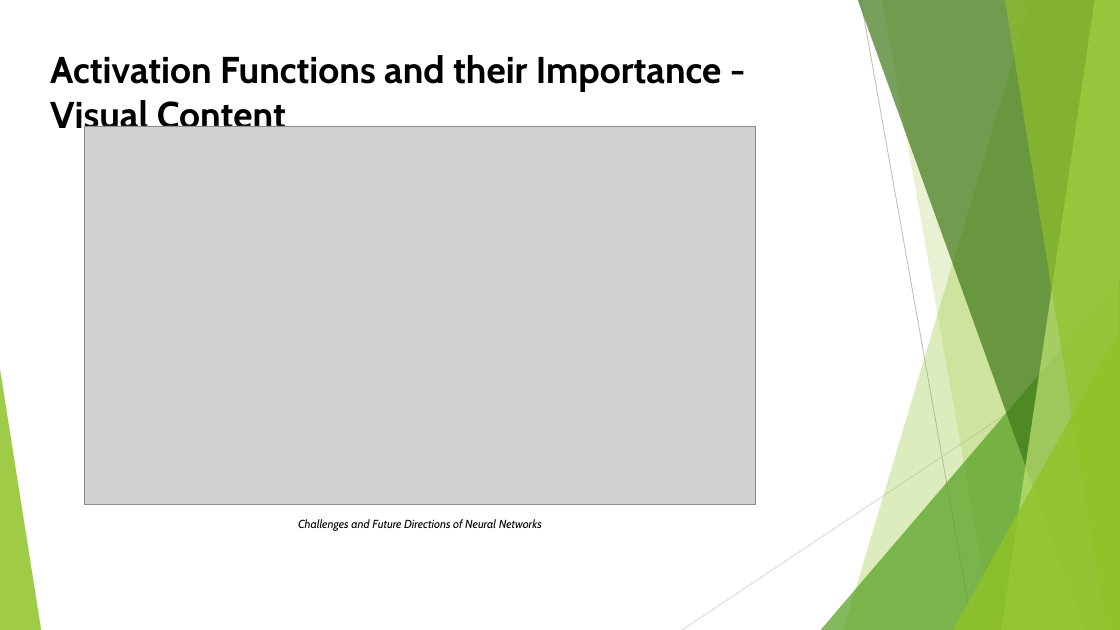
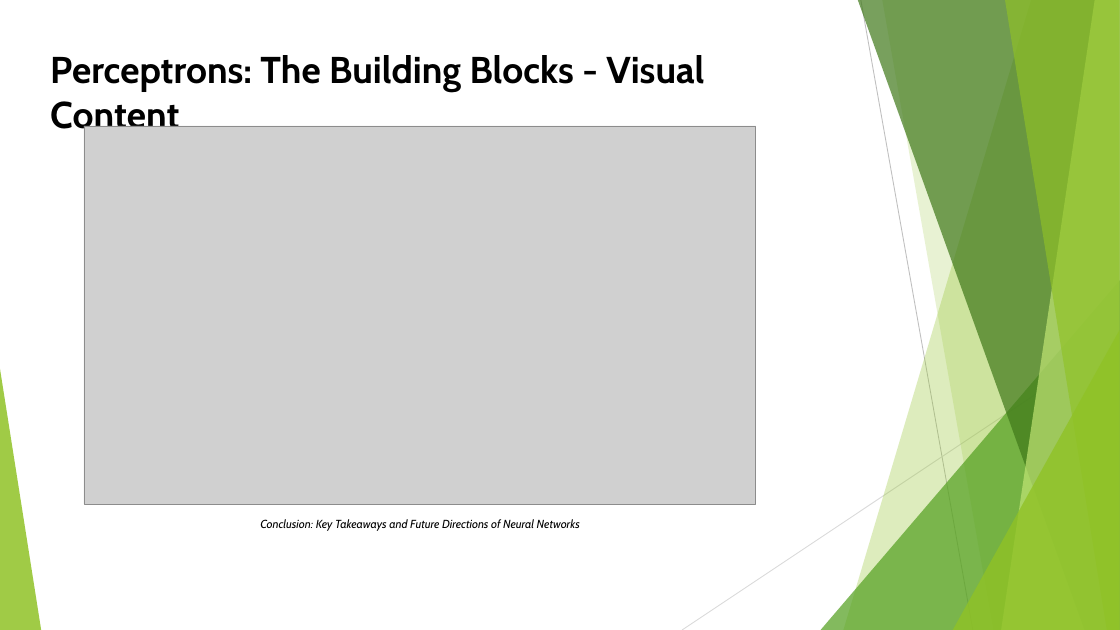
Before and after one commit to shubhamb025/Pdf_to_presentation_GenAI, a slide deck: slide 9 of output/topic_neural_networks.pptx (slide 15 before the commit). Drawn at 1120x630 pixels with LibreOffice and Linux fonts; fonts in the diff are those of the drawing; grey boxes stand for pictures. Boxes give left, top, right and bottom in pixels: in the first picture for what was removed or moved away, otherwise in the second. Text is boxed around its words. In the diff, an @@ line names an element or a change of style, - is before the commit and + after.

```diff
--- a/output/topic_neural_networks.pptx
+++ b/output/topic_neural_networks.pptx
@@ text at [50, 55, 704, 136]: text changed @@
-Activation Functions and their Importance - Visual Content
+Perceptrons: The Building Blocks - Visual Content
@@ text at [260, 519, 580, 531]: text changed @@
-Challenges and Future Directions of Neural Networks
+Conclusion: Key Takeaways and Future Directions of Neural Networks
```
Also in this commit, not shown: 13 other slides changed, 1 slide added, 3 slides removed, 9 other files.
